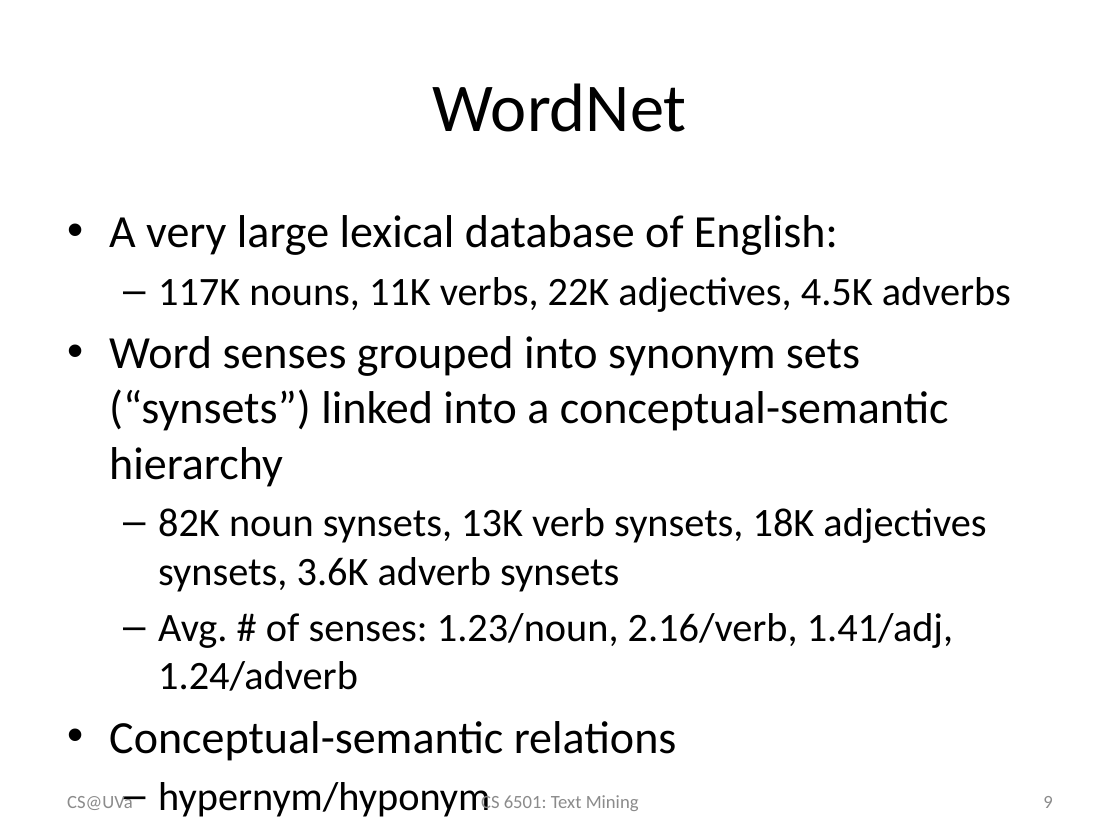
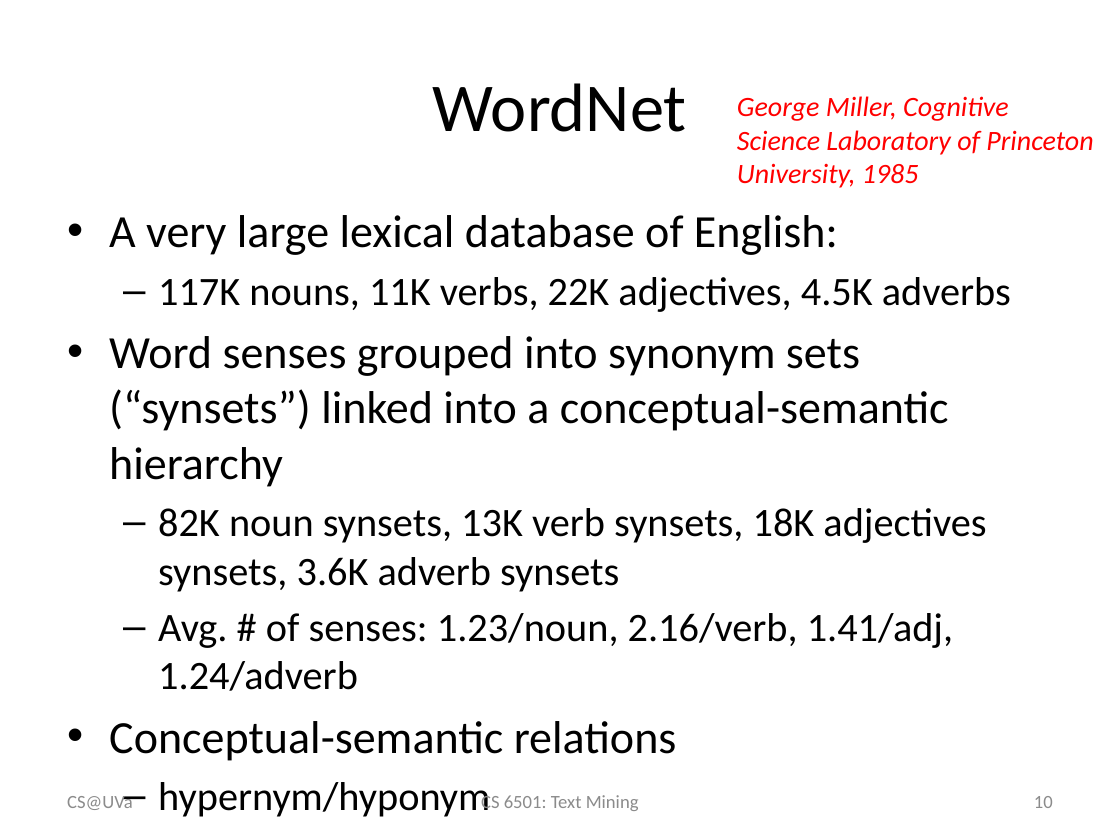
Before and after one commit to wang296/CS6501-Text-Mining, a slide deck: slide 10 of docs/LexicalSemanticsWordSenses.pptx (slide 9 before the commit). Drawn at 1120x840 pixels with LibreOffice and Linux fonts; fonts in the diff are those of the drawing. Boxes give left, top, right and bottom in pixels: in the first picture for what was removed or moved away, otherwise in the second. Text is boxed around its words. In the diff, an @@ line names an element or a change of style, - is before the commit and + after.

```diff
--- a/docs/LexicalSemanticsWordSenses.pptx
+++ b/docs/LexicalSemanticsWordSenses.pptx
@@ text added at box(737, 96, 1093, 188), 18 pt, text #FF0000, italic @@
+George Miller, Cognitive Science Laboratory of Princeton University, 1985
@@ page number at box(1034, 796, 1053, 808): text changed @@
-9
+10
```
Also in this commit, not shown: 12 other slides changed, 8 slides added, 5 other files.
